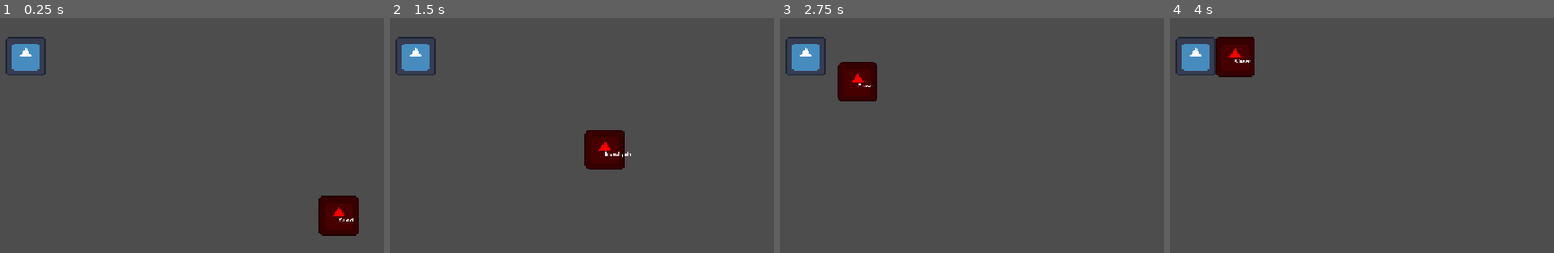
Above: before the commit, frames 1-4 (left to right).
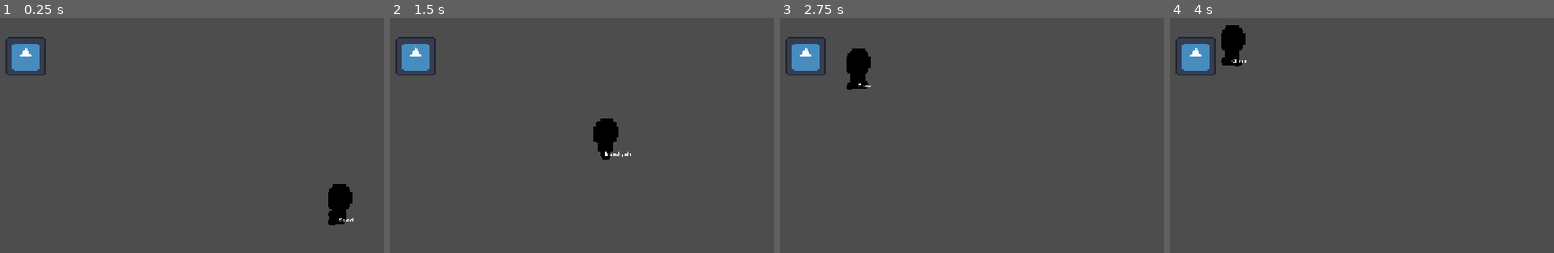
Above: after the commit, the same moments.

Repository: davidantunes23/dj_prototype
Game: Godot game, scene res://scenes/bicho_papao/AITestArena.tscn
The game is run twice, just before and just after one commit, with the same random seed, the same clock (stepped at 60 frames per second) and the same inputs. This scene is started directly instead of the project's main scene. The engine's default icon, where the game draws it, is replaced by a stand-in: a white triangle on a blue panel in a dark square.
Inputs (mouse positions are in pixels of both pictures, inside the frame that each line leads up to):
- Up to frame 1 (0.25 s): no input
- Up to frame 2 (1.5 s): move the mouse to (739, 90) at 0.52 s; hold D (move_right) 0.53-1.28 s; tap E (make_sound) at 0.6, 1.35 s; move the mouse to (436, 130) at 1.27 s; hold S (move_down) from 1.28 s (still down)
- Up to frame 3 (2.75 s): move the mouse to (1041, 22) at 2.02 s; release S (move_down) at 2.03 s; hold D (move_right) from 2.03 s (still down); tap E (make_sound) at 2.1 s
- Up to frame 4 (4 s): move the mouse to (1323, 191) at 2.77 s; release D (move_right) at 2.78 s; hold W (move_up) 2.78-3.53 s; tap E (make_sound) at 2.85, 3.6 s; move the mouse to (outside the picture) at 3.52 s; hold A (move_left) from 3.53 s (still down)

The runs differ from the first frame. In frame 1, 2.0% of the frame differs, in the area x 82-94%, y 70-93%; in frame 2, 2.0%; in frame 3, 2.0%; in frame 4, 2.0%.

Commit message:
add sprite and animations to bicho papao

Diff:
--- a/scenes/bicho_papao/bicho_papao.tscn
+++ b/scenes/bicho_papao/bicho_papao.tscn
@@ -1,26 +1,310 @@
 [gd_scene format=3 uid="uid://hjn7w2f75iht"]
 
 [ext_resource type="Script" uid="uid://bfdkj1m2ink0j" path="res://scripts/bicho_papao/bicho_papao.gd" id="1_j0q6a"]
-[ext_resource type="Texture2D" uid="uid://d1r6iwsq05ua5" path="res://icon.svg" id="1_nklks"]
+[ext_resource type="Texture2D" uid="uid://dvf3821xalgnx" path="res://assets/bicho_papao/Body_10.png" id="2_edc1c"]
 [ext_resource type="Script" uid="uid://dgok804oxioi6" path="res://scripts/bicho_papao/state_machine.gd" id="3_fryms"]
 [ext_resource type="Script" uid="uid://c2isq8vxiiped" path="res://scripts/bicho_papao/patrol_state.gd" id="4_edc1c"]
 [ext_resource type="Script" uid="uid://c5dxsrhcenr8t" path="res://scripts/bicho_papao/investigate_state.gd" id="5_edc1c"]
 [ext_resource type="Script" uid="uid://4u6ui4tvwtcp" path="res://scripts/bicho_papao/chase_state.gd" id="5_fryms"]
 
+[sub_resource type="AtlasTexture" id="AtlasTexture_kwhdo"]
+atlas = ExtResource("2_edc1c")
+region = Rect2(576, 128, 32, 64)
+
+[sub_resource type="AtlasTexture" id="AtlasTexture_naddt"]
+atlas = ExtResource("2_edc1c")
+region = Rect2(608, 128, 32, 64)
+
+[sub_resource type="AtlasTexture" id="AtlasTexture_efmt6"]
+atlas = ExtResource("2_edc1c")
+region = Rect2(640, 128, 32, 64)
+
+[sub_resource type="AtlasTexture" id="AtlasTexture_15tff"]
+atlas = ExtResource("2_edc1c")
+region = Rect2(672, 128, 32, 64)
+
+[sub_resource type="AtlasTexture" id="AtlasTexture_mu84u"]
+atlas = ExtResource("2_edc1c")
+region = Rect2(704, 128, 32, 64)
+
+[sub_resource type="AtlasTexture" id="AtlasTexture_3fv1y"]
+atlas = ExtResource("2_edc1c")
+region = Rect2(736, 128, 32, 64)
+
+[sub_resource type="AtlasTexture" id="AtlasTexture_edc1c"]
+atlas = ExtResource("2_edc1c")
+region = Rect2(384, 128, 32, 64)
+
+[sub_resource type="AtlasTexture" id="AtlasTexture_2qc1k"]
+atlas = ExtResource("2_edc1c")
+region = Rect2(416, 128, 32, 64)
+
+[sub_resource type="AtlasTexture" id="AtlasTexture_8i3gp"]
+atlas = ExtResource("2_edc1c")
+region = Rect2(448, 128, 32, 64)
+
+[sub_resource type="AtlasTexture" id="AtlasTexture_4bdib"]
+atlas = ExtResource("2_edc1c")
+region = Rect2(480, 128, 32, 64)
+
+[sub_resource type="AtlasTexture" id="AtlasTexture_kisx3"]
+atlas = ExtResource("2_edc1c")
+region = Rect2(512, 128, 32, 64)
+
+[sub_resource type="AtlasTexture" id="AtlasTexture_7h34e"]
+atlas = ExtResource("2_edc1c")
+region = Rect2(544, 128, 32, 64)
+
+[sub_resource type="AtlasTexture" id="AtlasTexture_j2d85"]
+atlas = ExtResource("2_edc1c")
+region = Rect2(0, 128, 32, 64)
+
+[sub_resource type="AtlasTexture" id="AtlasTexture_s6lvf"]
+atlas = ExtResource("2_edc1c")
+region = Rect2(32, 128, 32, 64)
+
+[sub_resource type="AtlasTexture" id="AtlasTexture_b3ngw"]
+atlas = ExtResource("2_edc1c")
+region = Rect2(64, 128, 32, 64)
+
+[sub_resource type="AtlasTexture" id="AtlasTexture_lrba7"]
+atlas = ExtResource("2_edc1c")
+region = Rect2(96, 128, 32, 64)
+
+[sub_resource type="AtlasTexture" id="AtlasTexture_y1gdb"]
+atlas = ExtResource("2_edc1c")
+region = Rect2(128, 128, 32, 64)
+
+[sub_resource type="AtlasTexture" id="AtlasTexture_3i5dr"]
+atlas = ExtResource("2_edc1c")
+region = Rect2(160, 128, 32, 64)
+
+[sub_resource type="AtlasTexture" id="AtlasTexture_jolcb"]
+atlas = ExtResource("2_edc1c")
+region = Rect2(192, 128, 32, 64)
+
+[sub_resource type="AtlasTexture" id="AtlasTexture_j2rby"]
+atlas = ExtResource("2_edc1c")
+region = Rect2(224, 128, 32, 64)
+
+[sub_resource type="AtlasTexture" id="AtlasTexture_e55yo"]
+atlas = ExtResource("2_edc1c")
+region = Rect2(256, 128, 32, 64)
+
+[sub_resource type="AtlasTexture" id="AtlasTexture_hqy5y"]
+atlas = ExtResource("2_edc1c")
+region = Rect2(288, 128, 32, 64)
+
+[sub_resource type="AtlasTexture" id="AtlasTexture_fvhfa"]
+atlas = ExtResource("2_edc1c")
+region = Rect2(320, 128, 32, 64)
+
+[sub_resource type="AtlasTexture" id="AtlasTexture_jlg4h"]
+atlas = ExtResource("2_edc1c")
+region = Rect2(352, 128, 32, 64)
+
+[sub_resource type="SpriteFrames" id="SpriteFrames_kh0q7"]
+animations = [{
+"frames": [{
+"duration": 1.0,
+"texture": SubResource("AtlasTexture_kwhdo")
+}, {
+"duration": 1.0,
+"texture": SubResource("AtlasTexture_naddt")
+}, {
+"duration": 1.0,
+"texture": SubResource("AtlasTexture_efmt6")
+}, {
+"duration": 1.0,
+"texture": SubResource("AtlasTexture_15tff")
+}, {
+"duration": 1.0,
+"texture": SubResource("AtlasTexture_mu84u")
+}, {
+"duration": 1.0,
+"texture": SubResource("AtlasTexture_3fv1y")
+}],
+"loop": 1,
+"name": &"walk_down",
+"speed": 4.0
+}, {
+"frames": [{
+"duration": 1.0,
+"texture": SubResource("AtlasTexture_edc1c")
+}, {
+"duration": 1.0,
+"texture": SubResource("AtlasTexture_2qc1k")
+}, {
+"duration": 1.0,
+"texture": SubResource("AtlasTexture_8i3gp")
+}, {
+"duration": 1.0,
+"texture": SubResource("AtlasTexture_4bdib")
+}, {
+"duration": 1.0,
+"texture": SubResource("AtlasTexture_kisx3")
+}, {
+"duration": 1.0,
+"texture": SubResource("AtlasTexture_7h34e")
+}],
+"loop": 1,
+"name": &"walk_left",
+"speed": 4.0
+}, {
+"frames": [{
+"duration": 1.0,
+"texture": SubResource("AtlasTexture_j2d85")
+}, {
+"duration": 1.0,
+"texture": SubResource("AtlasTexture_s6lvf")
+}, {
+"duration": 1.0,
+"texture": SubResource("AtlasTexture_b3ngw")
+}, {
+"duration": 1.0,
+"texture": SubResource("AtlasTexture_lrba7")
+}, {
+"duration": 1.0,
+"texture": SubResource("AtlasTexture_y1gdb")
+}, {
+"duration": 1.0,
+"texture": SubResource("AtlasTexture_3i5dr")
+}],
+"loop": 1,
+"name": &"walk_right",
+"speed": 4.0
+}, {
+"frames": [{
+"duration": 1.0,
+"texture": SubResource("AtlasTexture_jolcb")
+}, {
+"duration": 1.0,
+"texture": SubResource("AtlasTexture_j2rby")
+}, {
+"duration": 1.0,
+"texture": SubResource("AtlasTexture_e55yo")
+}, {
+"duration": 1.0,
+"texture": SubResource("AtlasTexture_hqy5y")
+}, {
+"duration": 1.0,
+"texture": SubResource("AtlasTexture_fvhfa")
+}, {
+"duration": 1.0,
+"texture": SubResource("AtlasTexture_jlg4h")
+}],
+"loop": 1,
+"name": &"walk_up",
+"speed": 4.0
+}]
+
 [sub_resource type="CircleShape2D" id="CircleShape2D_lytnn"]
-radius = 62.072536
+radius = 51.0392
 
 [sub_resource type="CircleShape2D" id="CircleShape2D_nklks"]
 radius = 590.0415
+
+[sub_resource type="Animation" id="Animation_mnsx6"]
+length = 0.001
+tracks/0/type = "value"
+tracks/0/imported = false
+tracks/0/enabled = true
+tracks/0/path = NodePath("AnimatedSprite2D:animation")
+tracks/0/interp = 1
+tracks/0/loop_wrap = true
+tracks/0/keys = {
+"times": PackedFloat32Array(0),
+"transitions": PackedFloat32Array(1),
+"update": 1,
+"values": [&"walk_right"]
+}
+
+[sub_resource type="Animation" id="Animation_jolcb"]
+resource_name = "walk_down"
+loop_mode = 1
+tracks/0/type = "value"
+tracks/0/imported = false
+tracks/0/enabled = true
+tracks/0/path = NodePath("AnimatedSprite2D:animation")
+tracks/0/interp = 1
+tracks/0/loop_wrap = true
+tracks/0/keys = {
+"times": PackedFloat32Array(0),
+"transitions": PackedFloat32Array(1),
+"update": 1,
+"values": [&"walk_down"]
+}
+
+[sub_resource type="Animation" id="Animation_j2rby"]
+resource_name = "walk_left"
+loop_mode = 1
+tracks/0/type = "value"
+tracks/0/imported = false
+tracks/0/enabled = true
+tracks/0/path = NodePath("AnimatedSprite2D:animation")
+tracks/0/interp = 1
+tracks/0/loop_wrap = true
+tracks/0/keys = {
+"times": PackedFloat32Array(0),
+"transitions": PackedFloat32Array(1),
+"update": 1,
+"values": [&"walk_left"]
+}
+
+[sub_resource type="Animation" id="Animation_e55yo"]
+resource_name = "walk_right"
+loop_mode = 1
+tracks/0/type = "value"
+tracks/0/imported = false
+tracks/0/enabled = true
+tracks/0/path = NodePath("AnimatedSprite2D:animation")
+tracks/0/interp = 1
+tracks/0/loop_wrap = true
+tracks/0/keys = {
+"times": PackedFloat32Array(0),
+"transitions": PackedFloat32Array(1),
+"update": 1,
+"values": [&"walk_right"]
+}
+
+[sub_resource type="Animation" id="Animation_hqy5y"]
+resource_name = "walk_up"
+loop_mode = 1
+tracks/0/type = "value"
+tracks/0/imported = false
+tracks/0/enabled = true
+tracks/0/path = NodePath("AnimatedSprite2D:animation")
+tracks/0/interp = 1
+tracks/0/loop_wrap = true
+tracks/0/keys = {
+"times": PackedFloat32Array(0),
+"transitions": PackedFloat32Array(1),
+"update": 1,
+"values": [&"walk_up"]
+}
+
+[sub_resource type="AnimationLibrary" id="AnimationLibrary_fvhfa"]
+_data = {
+&"RESET": SubResource("Animation_mnsx6"),
+&"walk_down": SubResource("Animation_jolcb"),
+&"walk_left": SubResource("Animation_j2rby"),
+&"walk_right": SubResource("Animation_e55yo"),
+&"walk_up": SubResource("Animation_hqy5y")
+}
 
 [node name="BichoPapao" type="CharacterBody2D" unique_id=1463987459]
 collision_layer = 4
 collision_mask = 3
 script = ExtResource("1_j0q6a")
 
-[node name="Sprite2D" type="Sprite2D" parent="." unique_id=214685243]
+[node name="AnimatedSprite2D" type="AnimatedSprite2D" parent="." unique_id=485024692]
 modulate = Color(1, 0, 0, 1)
-texture = ExtResource("1_nklks")
+texture_filter = 1
+position = Vector2(0, 8)
+scale = Vector2(3, 3)
+sprite_frames = SubResource("SpriteFrames_kh0q7")
+animation = &"walk_right"
+offset = Vector2(0, -24)
 
 [node name="CollisionShape2D" type="CollisionShape2D" parent="." unique_id=1382259615]
 shape = SubResource("CircleShape2D_lytnn")
@@ -53,6 +337,7 @@
 script = ExtResource("5_fryms")
 
 [node name="AnimationPlayer" type="AnimationPlayer" parent="." unique_id=2014662280]
+libraries/ = SubResource("AnimationLibrary_fvhfa")
 
 [node name="DebugLabel" type="Label" parent="." unique_id=1132710934]
 offset_right = 40.0
--- a/scripts/bicho_papao/bicho_papao.gd
+++ b/scripts/bicho_papao/bicho_papao.gd
@@ -10,15 +10,26 @@
 @onready var nav_agent: NavigationAgent2D = $NavigationAgent2D
 @onready var vision_area: Area2D = $VisionArea
 @onready var los_ray: RayCast2D = $LineOfSightRay
+@onready var animated_sprite = $AnimatedSprite2D
 
 var player: Node2D = null
 var last_player_position: Vector2
+var facing_direction := "down"
 
 func _ready() -> void:
 	call_deferred("_setup_navigation")
 
 	vision_area.body_entered.connect(_on_vision_area_body_entered)
 	vision_area.body_exited.connect(_on_vision_area_body_exited)
+
+func _direction_to_string(dir: Vector2) -> String:
+	# Collapses the input vector into one of the 4 cardinal directions,
+	# favoring whichever axis has the larger magnitude (so diagonal input
+	# still picks a single up/down/left/right animation).
+	if abs(dir.x) > abs(dir.y):
+		return "right" if dir.x > 0 else "left"
+	else:
+		return "down" if dir.y > 0 else "up"
 
 func _setup_navigation() -> void:
 	await get_tree().physics_frame
@@ -60,9 +71,14 @@
 	var move_speed = custom_speed if custom_speed > 0 else speed
 	var current_pos: Vector2 = global_position
 	var next_path_pos: Vector2 = nav_agent.get_next_path_position()
+	var direction: Vector2 = current_pos.direction_to(next_path_pos)
 
-	velocity = current_pos.direction_to(next_path_pos) * move_speed
+	velocity = direction * move_speed
 	move_and_slide()
+
+	if direction != Vector2.ZERO:
+		facing_direction = _direction_to_string(direction)
+		animated_sprite.play("walk_" + facing_direction)
 
 func get_last_player_position() -> Vector2:
 	return last_player_position
--- a/scripts/bicho_papao/investigate_state.gd
+++ b/scripts/bicho_papao/investigate_state.gd
@@ -1,6 +1,16 @@
 extends State
 
 @export var arrival_radius: float = 15.0
+
+func enter() -> void:
+	SoundEvents.player_made_sound.connect(_on_player_made_sound)
+
+func exit() -> void:
+	if SoundEvents.player_made_sound.is_connected(_on_player_made_sound):
+		SoundEvents.player_made_sound.disconnect(_on_player_made_sound)
+
+func _on_player_made_sound(sound_position: Vector2) -> void:
+	monster.last_player_position = sound_position
 
 func physics_update(_delta: float) -> void:
 	# If player breaks line of sight or leaves vision area
Binary file added: assets/bicho_papao/Body_10.png
Not shown, added: assets/bicho_papao/Body_10.png.import
